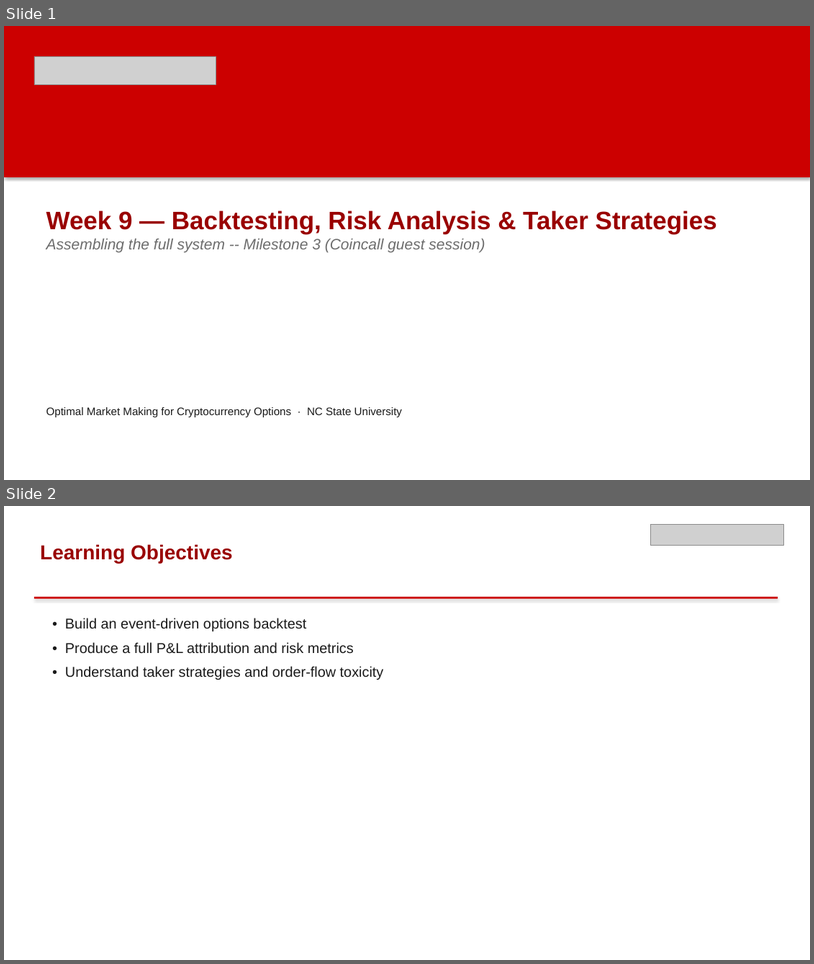
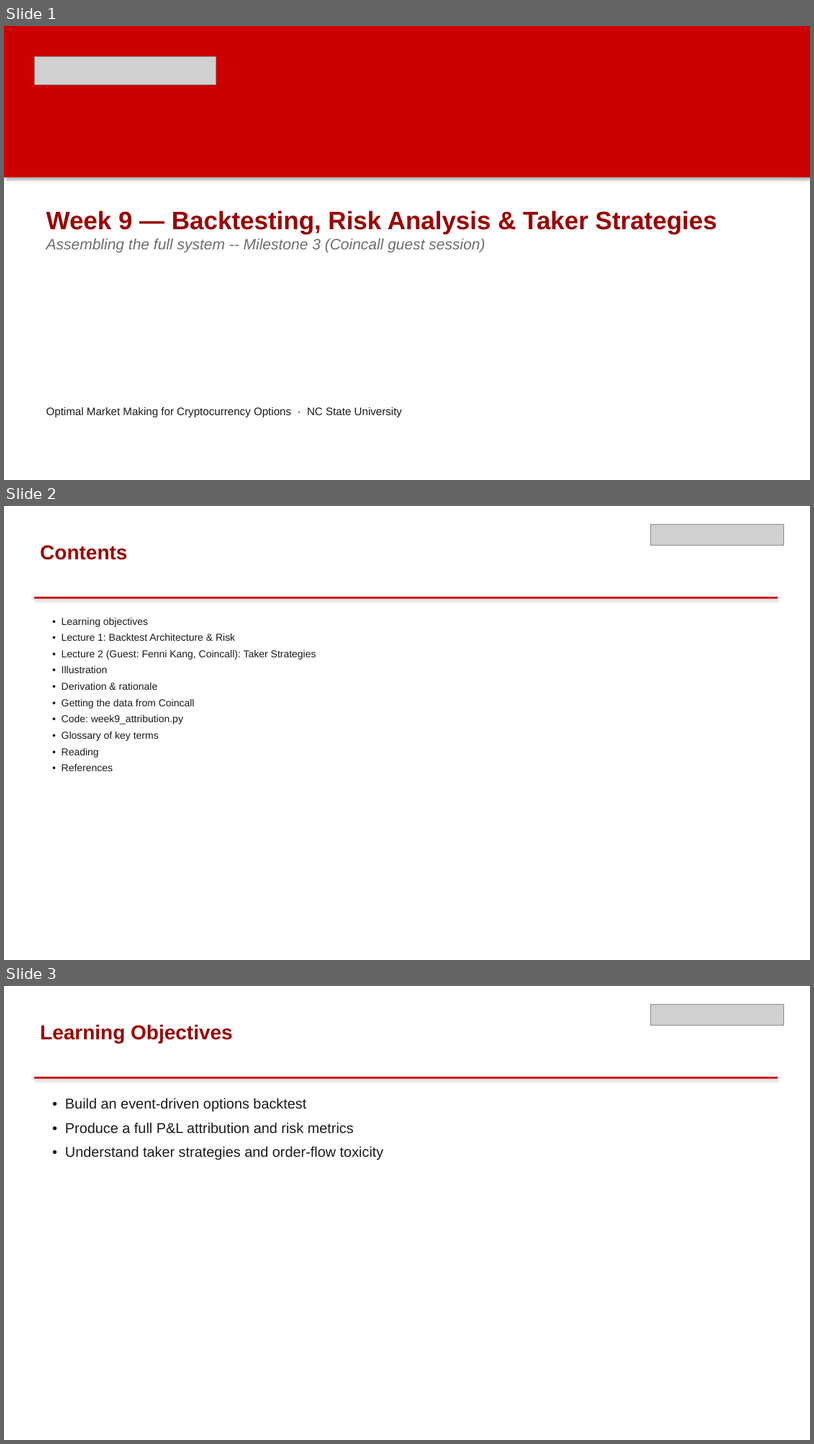
Before and after one commit to dendisuhubdy/ncsu_finmath_summer_2026, a slide deck: weekly_presentations/week09_backtesting_taker_milestone3.pptx. Shown one above the other, each under a label of ours: slides 1 and 2 before the commit, slides 1, 2 and 3 after it. The pictures are 814x964 and 814x1444 pixels, drawn with LibreOffice and Linux fonts; fonts in the diff are those of the drawing; grey boxes stand for pictures. Boxes give left, top, right and bottom in pixels: in the first picture for what was removed or moved away, otherwise in the second. Text is boxed around its words. In the diff, an @@ line names an element or a change of style, - is before the commit and + after.

```diff
--- a/weekly_presentations/week09_backtesting_taker_milestone3.pptx
+++ b/weekly_presentations/week09_backtesting_taker_milestone3.pptx
@@ slide 2 added at <box>4,506,810,960</box>, background #FFFFFF @@
@@ picture added at <box>651,524,784,546</box> @@
@@ text added at <box>40,545,127,560</box>, 24 pt, text #990000, bold @@
+Contents
@@ rectangle added at <box>34,597,778,599</box>, fill #CC0000 @@
@@ text added at <box>62,618,316,771</box>, 12 pt, text #1A1A1A @@
+• Learning objectives
+• Lecture 1: Backtest Architecture & Risk
+• Lecture 2 (Guest: Fenni Kang, Coincall): Taker Strategies
+• Illustration
+• Derivation & rationale
+• Getting the data from Coincall
+• Code: week9_attribution.py
+• Glossary of key terms
+• Reading
+• References
@@ what was slide 2 is now slide 3 @@
```
Also in this commit, not shown: 30 other files.
